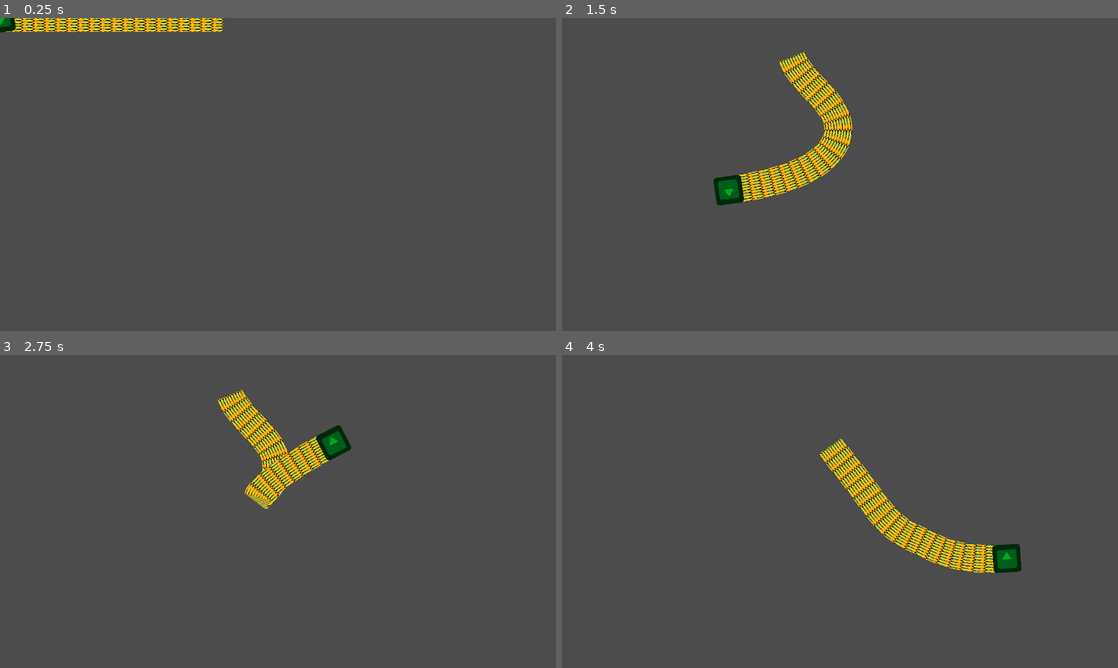
Above: before the commit, frames 1-4 (two rows, left to right).
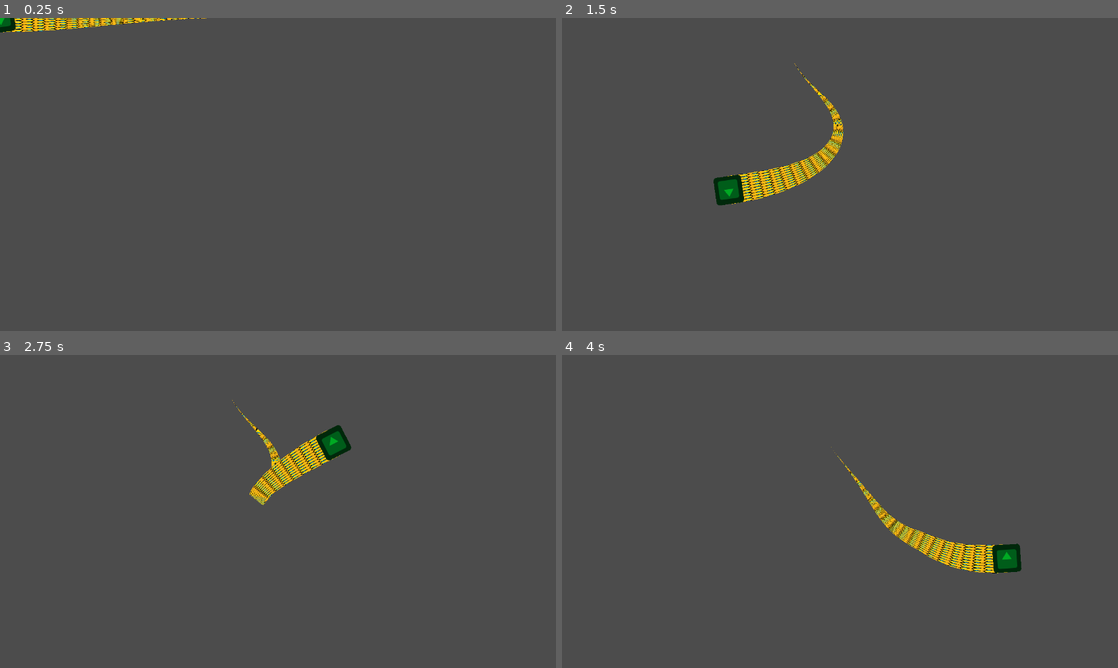
Above: after the commit, the same moments.

Repository: Bumfuzzle91/snake-game
Game: Godot game, scene res://snake/snake.tscn
The game is run twice, just before and just after one commit, with the same random seed, the same clock (stepped at 60 frames per second) and the same inputs. The engine's default icon, where the game draws it, is replaced by a stand-in: a white triangle on a blue panel in a dark square.
Inputs (mouse positions are in pixels of both pictures, inside the frame that each line leads up to):
- Up to frame 1 (0.25 s): no input
- Up to frame 2 (1.5 s): tap Enter at 0.5 s; move the mouse to (962, 158) at 0.52 s; tap Space at 1.25 s; move the mouse to (728, 190) at 1.27 s
- Up to frame 3 (2.75 s): tap Enter at 2 s; move the mouse to (333, 442) at 2.02 s
- Up to frame 4 (4 s): tap Space at 2.75 s; move the mouse to (812, 574) at 2.77 s; tap Enter at 3.5 s; move the mouse to (1006, 558) at 3.52 s

The runs differ from the first frame. In frame 1, 1.4% of the frame differs, in the area x 0-41%, y 0-5%; in frame 2, 2.7%, in the area x 29-53%, y 10-60%; in frame 3, 2.2%; in frame 4, 2.7%.

Commit message:
Made distorting the body pseudo-mesh its own function. Currently uses a single curve to distort both sides of the body equally; will be updated with a better method once I figure out how I'm going to do animated distortions.
Distortion has been changed to be done by manipulating regular mesh data
- no path2D involved. The distortion curve is in -1 to 1 range. This
allows both shrinking and growing parts of the body.`

Diff:
--- a/src/snake/snake.tscn
+++ b/src/snake/snake.tscn
@@ -9,7 +9,8 @@
 [ext_resource path="res://snake/snake_head.gd" type="Script" id=7]
 
 [sub_resource type="Curve" id=2]
-_data = [ Vector2( 0, 1 ), 0.0, 0.0, 0, 0, Vector2( 1, 0.427273 ), 0.0, 0.0, 0, 0 ]
+min_value = -1.0
+_data = [ Vector2( 0, 0.0181819 ), 0.0, 0.0, 0, 0, Vector2( 1, -1 ), 0.0, 0.0, 0, 0 ]
 
 [sub_resource type="CurveTexture" id=3]
 curve = SubResource( 2 )
--- a/src/snake/snake_pseudo_mesh.gd
+++ b/src/snake/snake_pseudo_mesh.gd
@@ -25,11 +25,14 @@
 	rid = body.get_canvas_item()
 	tex = body.scale_texture.get_rid()
 
-	assign_mesh_data_from_path(path, body.width)
-	update()
+	update_and_draw_mesh()
 
 func _process(delta):
-	assign_mesh_data_from_path(path, body.width)
+	update_and_draw_mesh()
+
+func update_and_draw_mesh():
+	assign_mesh_data_from_path()
+	distort_mesh()
 	update()
 
 func _draw():
@@ -63,7 +66,7 @@
 	VisualServer.canvas_item_add_triangle_array(rid, indices, verts, PoolColorArray(), uvs,
 			PoolIntArray(), PoolRealArray(), tex)
 
-func assign_mesh_data_from_path(path, width):
+func assign_mesh_data_from_path():
 	verts = []
 	uvs = []
 	path_normals = []
@@ -72,13 +75,13 @@
 	var points = path.curve.get_baked_points()
 	var segments = points.size()
 
-	var point_offset = Vector2(width, width) * .5
+	var point_offset = Vector2(body.width, body.width) * .5
 
 	#reverse the curve so that it is drawn (from our perspective) back to front
 	#otherwise the snake would appear to go under itself when overlapping itself
 	points.invert()
 
-	follow.v_offset = width
+	follow.v_offset = body.width
 	for i in range(0, segments):
 		var point = points[i]
 		var follow_pixel_offset = curve.get_closest_offset(point)
@@ -98,12 +101,20 @@
 		path_normals.append(-normal)
 		path_normals.append(normal)
 
-		path_offsets.append(follow.offset)
-		path_offsets.append(follow.offset)
+		path_offsets.append(path_offset)
+		path_offsets.append(path_offset)
 
 func distort_mesh():
-	pass
-#		var distort_curve = body.distort_curve_texture.curve
-#
-#		#multiply offset by distortion curve. values for interpolate expected to be normalized
-#		var new_point_offset = point_offset * distort_curve.interpolate(path_offset)
+	var distort_curve = body.distort_curve_texture.curve
+
+	for i in range(0, verts.size()):
+		var point = verts[i]
+
+		var normal = path_normals[i]
+		var offset = path_offsets[i]
+		var distort_ammount = distort_curve.interpolate(offset)
+
+		#distort ammount should be in -1 to 1 range: This means we can shrink and grow the body segments
+		var new_point = point + body.width * .5 * normal * distort_ammount
+
+		verts[i] = new_point
